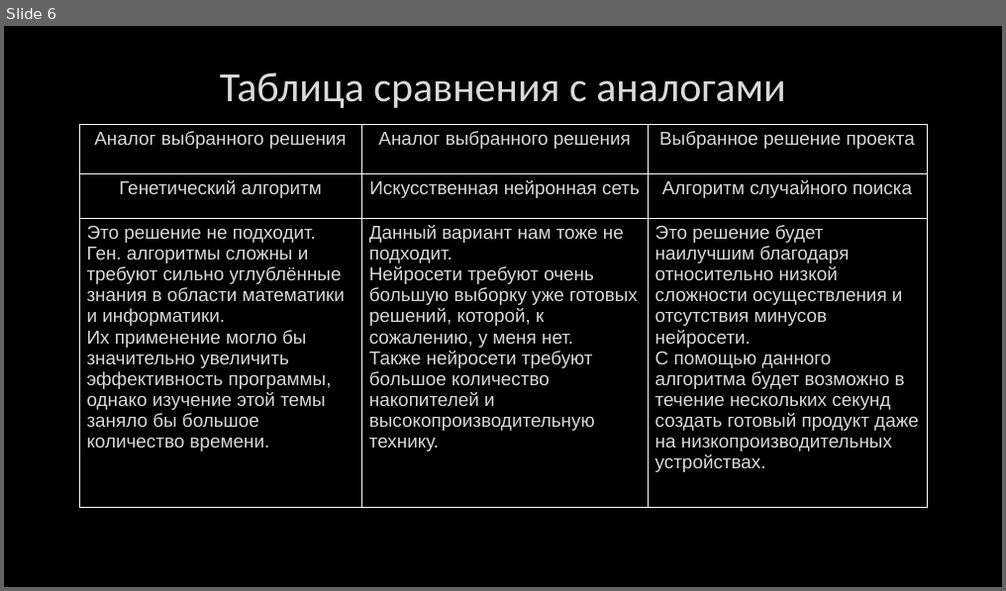
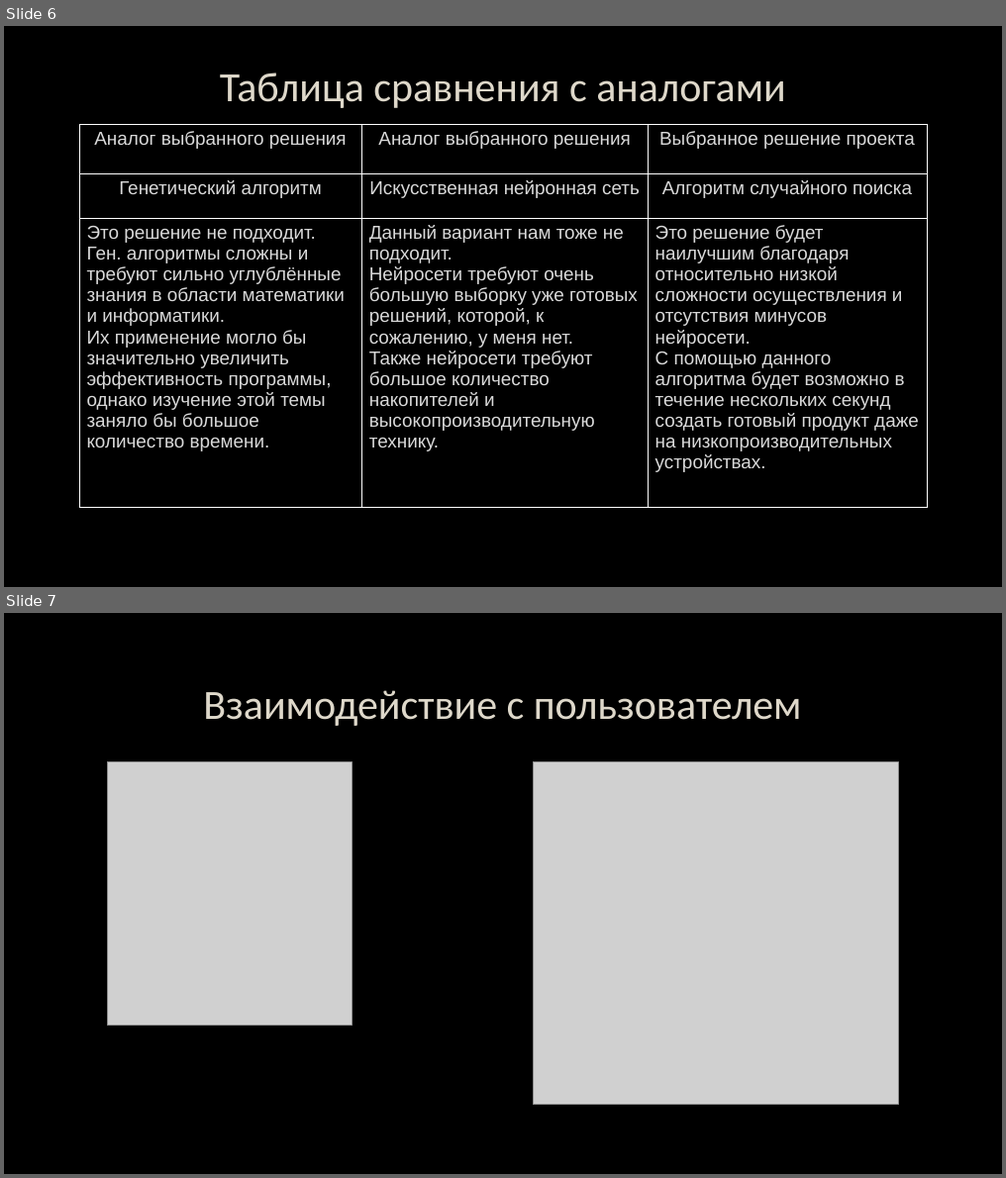
Before and after one commit to EugeniaBee/Melody-generator, a slide deck: Программа_Генерирующая_Музыку_ИП_Фрик_Евгений_2022.pptx. Shown one above the other, each under a label of ours: slide 6 before the commit, slides 6 and 7 after it. The pictures are 1006x591 and 1006x1178 pixels, drawn with LibreOffice and Linux fonts; fonts in the diff are those of the drawing; grey boxes stand for pictures; background and template pictures are left out. Boxes give left, top, right and bottom in pixels: in the first picture for what was removed or moved away, otherwise in the second. Text is boxed around its words. In the diff, an @@ line names an element or a change of style, - is before the commit and + after.

```diff
--- a/Программа_Генерирующая_Музыку_ИП_Фрик_Евгений_2022.pptx
+++ b/Программа_Генерирующая_Музыку_ИП_Фрик_Евгений_2022.pptx
@@ slide 7 added at (x1=4, y1=613, x2=1002, y2=1174), background picture (left out) @@
@@ title added at (x1=203, y1=690, x2=802, y2=726), 40 pt, text #DED8CA @@
+Взаимодействие с пользователем
@@ picture added at (x1=108, y1=761, x2=352, y2=1026) @@
@@ picture added at (x1=534, y1=761, x2=899, y2=1105) @@
@@ slide 6 changed as well @@
@@ title "Таблица сравнения с аналогами" at (x1=220, y1=73, x2=786, y2=108): text colour #DADADA to #DED8CA @@
```
Also in this commit, not shown: 6 other slides changed, 2 other slides added.
